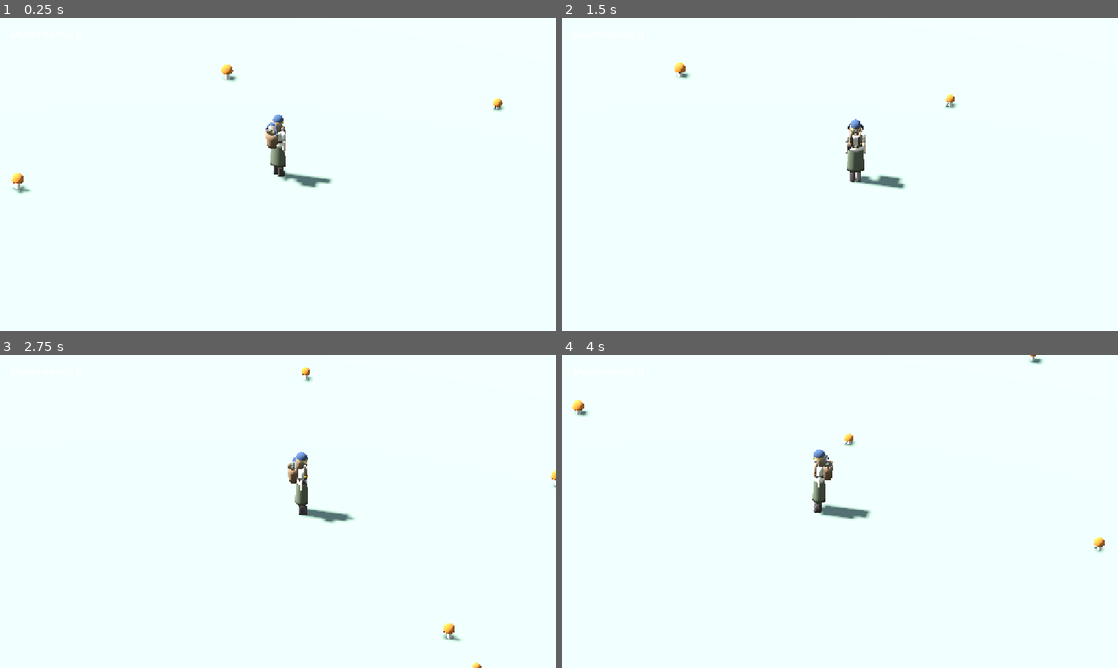
Above: before the commit, frames 1-4 (two rows, left to right).
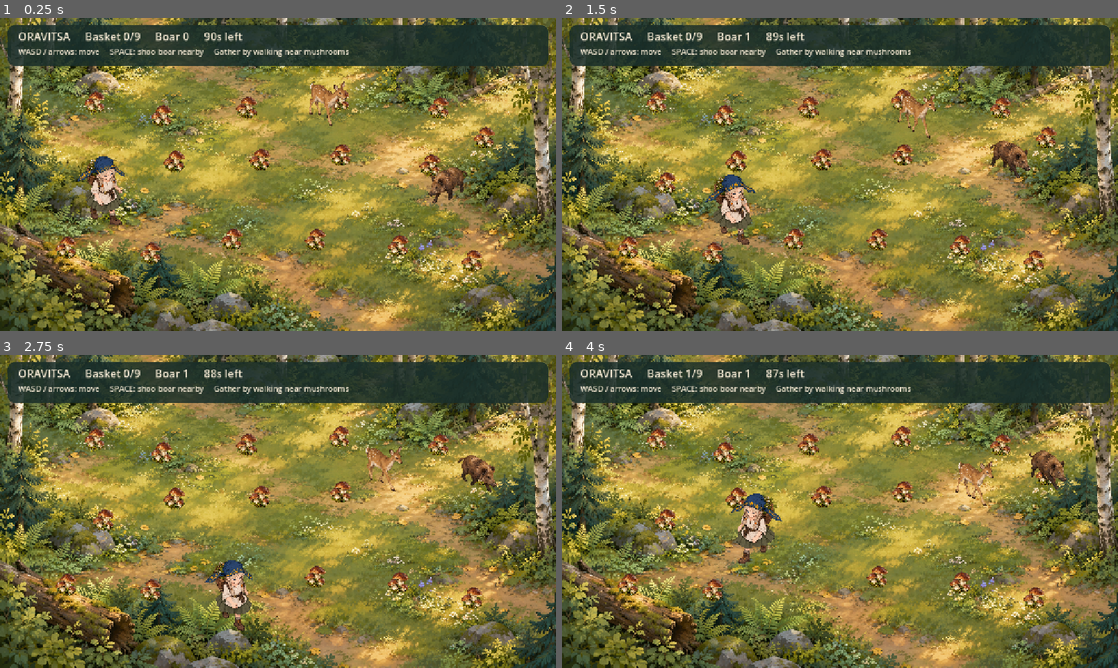
Above: after the commit, the same moments.

Repository: diegoami/oravitsa
Game: Godot game, scene res://prototypes/foraging_2d/game.tscn
The game is run twice, just before and just after one commit, with the same random seed, the same clock (stepped at 60 frames per second) and the same inputs. Before the commit the project starts from res://scenes/world.tscn.
Inputs:
- Up to frame 1 (0.25 s): no input
- Up to frame 2 (1.5 s): tap Enter at 0.5 s; hold D (move_right) 0.53-1.28 s; tap R at 0.6 s; tap Space at 0.77, 0.8, 1.07, 1.35 s; hold S (move_back) from 1.28 s (still down)
- Up to frame 3 (2.75 s): tap Space at 1.52, 1.82, 2.3 s; tap R at 1.55, 2.1 s; release S (move_back) at 2.03 s; hold D (move_right) from 2.03 s (still down)
- Up to frame 4 (4 s): release D (move_right) at 2.78 s; hold W (move_forward) 2.78-3.53 s; tap R at 2.85 s; tap Space at 3.02, 3.32, 3.6, 3.77 s; hold A (move_left) from 3.53 s (still down)

The runs differ from the first frame. In frame 1, 100% of the frame differs, in the area x 0-100%, y 0-100%; in frame 2, 100%; in frame 3, 100%; in frame 4, 100%.

Commit message:
Add painted 2D foraging playtest

Diff:
--- a/project.godot
+++ b/project.godot
@@ -11,8 +11,8 @@
 [application]
 
 config/name="Oravitsa"
-config/description="Cozy isometric foraging prototype. Greybox only."
-run/main_scene="res://scenes/world.tscn"
+config/description="Cozy 2D foraging playtest."
+run/main_scene="res://prototypes/foraging_2d/game.tscn"
 config/features=PackedStringArray("4.7", "Forward Plus")
 config/icon="res://icon.svg"
 
--- /dev/null
+++ b/prototypes/foraging_2d/game.gd
@@ -0,0 +1,315 @@
+extends Node2D
+
+## One fixed, hand-composed clearing for testing the foraging loop.
+## All visible world art is generated raster illustration. Gameplay positions
+## are explicit so every attempt has the same route choices.
+
+const ART := "res://prototypes/foraging_2d/art/"
+const ROUND_LENGTH := 90.0
+const BASKET_GOAL := 9
+const WALK_SPEED := 205.0
+const BOAR_SPEED := 68.0
+const BOAR_FORAGE_PAUSE := 5.0
+const DEER_SPEED := 60.0
+const PICKUP_DISTANCE := 27.0
+const SHOO_RANGE := 145.0
+const SHOO_DURATION := 2.2
+const SHOO_COOLDOWN := 9.0
+const FIELD := Rect2(105.0, 178.0, 1070.0, 475.0)
+const PATCHES: Array[Vector2] = [
+	Vector2(218, 219), Vector2(372, 250), Vector2(568, 231),
+	Vector2(781, 214), Vector2(1010, 232), Vector2(1115, 301),
+	Vector2(990, 364), Vector2(784, 340), Vector2(598, 351),
+	Vector2(401, 355), Vector2(238, 405), Vector2(152, 553),
+	Vector2(347, 566), Vector2(534, 534), Vector2(726, 535),
+	Vector2(917, 549), Vector2(1087, 584)
+]
+const DEER_POINTS: Array[Vector2] = [
+	Vector2(775, 250), Vector2(1093, 430), Vector2(798, 613),
+	Vector2(388, 555), Vector2(543, 293)
+]
+
+var player_position := Vector2(234, 470)
+var boar_position := Vector2(1040, 440)
+var deer_position := Vector2(738, 260)
+var patches: Array[Vector2] = []
+var patches_sprites: Array[Sprite2D] = []
+var basket := 0
+var boar_taken := 0
+var seconds_left := ROUND_LENGTH
+var shoo_left := 0.0
+var shoo_ready_in := 0.0
+var boar_forage_pause := 0.0
+var deer_target := 0
+var playing := true
+var _message := ""
+var _last_direction := Vector2.DOWN
+
+var _world: Node2D
+var _player: AnimatedSprite2D
+var _boar: AnimatedSprite2D
+var _deer: AnimatedSprite2D
+var _hud: Label
+var _hint: Label
+var _result_panel: PanelContainer
+var _result_label: Label
+
+
+func _ready() -> void:
+	_build_visuals()
+	restart_round()
+
+
+func _build_visuals() -> void:
+	var background := Sprite2D.new()
+	background.name = "PaintedForest"
+	background.texture = load(ART + "forest_clearing.png")
+	background.centered = false
+	background.scale = Vector2(1280.0 / background.texture.get_width(), 720.0 / background.texture.get_height())
+	background.z_index = -10
+	add_child(background)
+
+	_world = Node2D.new()
+	_world.name = "World"
+	add_child(_world)
+
+	_player = _make_walk_sprite("Oravitsa", "oravitsa_walk_toward.png", 0.245, -291.0, 8.0)
+	_boar = _make_walk_sprite("Boar", "boar_walk.png", 0.195, -218.0, 7.0)
+	_deer = _make_walk_sprite("Deer", "deer_walk.png", 0.195, -298.0, 7.0)
+
+	var canvas := CanvasLayer.new()
+	canvas.name = "HUD"
+	add_child(canvas)
+	var bar := PanelContainer.new()
+	bar.position = Vector2(18, 16)
+	bar.custom_minimum_size = Vector2(1244, 94)
+	var bar_style := StyleBoxFlat.new()
+	bar_style.bg_color = Color(0.10, 0.18, 0.16, 0.87)
+	bar_style.set_corner_radius_all(16)
+	bar.add_theme_stylebox_override("panel", bar_style)
+	canvas.add_child(bar)
+	_hud = _make_label(canvas, Vector2(42, 25), 25)
+	_hint = _make_label(canvas, Vector2(42, 64), 18)
+
+	_result_panel = PanelContainer.new()
+	_result_panel.position = Vector2(247, 251)
+	_result_panel.custom_minimum_size = Vector2(786, 218)
+	var result_style := StyleBoxFlat.new()
+	result_style.bg_color = Color(0.09, 0.18, 0.17, 0.95)
+	result_style.set_corner_radius_all(20)
+	_result_panel.add_theme_stylebox_override("panel", result_style)
+	canvas.add_child(_result_panel)
+	_result_label = _make_label(canvas, Vector2(285, 285), 26)
+	_result_label.custom_minimum_size = Vector2(710, 140)
+	_result_panel.visible = false
+	_result_label.visible = false
+
+
+func _make_label(parent: Node, at: Vector2, size: int) -> Label:
+	var label := Label.new()
+	label.position = at
+	label.add_theme_font_size_override("font_size", size)
+	label.add_theme_color_override("font_color", Color("f7ebd5"))
+	parent.add_child(label)
+	return label
+
+
+func _make_walk_sprite(node_name: String, filename: String, sprite_scale: float, foot_offset: float, fps: float) -> AnimatedSprite2D:
+	var texture: Texture2D = load(ART + filename)
+	var frames := SpriteFrames.new()
+	frames.add_animation("walk")
+	frames.set_animation_speed("walk", fps)
+	var frame_width := float(texture.get_width()) / 4.0
+	for i in 4:
+		var frame := AtlasTexture.new()
+		frame.atlas = texture
+		frame.region = Rect2(frame_width * i, 0.0, frame_width, float(texture.get_height()))
+		frames.add_frame("walk", frame)
+	var sprite := AnimatedSprite2D.new()
+	sprite.name = node_name
+	sprite.sprite_frames = frames
+	sprite.animation = "walk"
+	sprite.scale = Vector2.ONE * sprite_scale
+	sprite.offset = Vector2(0.0, foot_offset)
+	_world.add_child(sprite)
+	return sprite
+
+
+func restart_round() -> void:
+	player_position = Vector2(234, 470)
+	boar_position = Vector2(1040, 440)
+	deer_position = Vector2(738, 260)
+	patches = PATCHES.duplicate()
+	basket = 0
+	boar_taken = 0
+	seconds_left = ROUND_LENGTH
+	shoo_left = 0.0
+	shoo_ready_in = 0.0
+	boar_forage_pause = 0.0
+	deer_target = 0
+	playing = true
+	_message = ""
+	_last_direction = Vector2.DOWN
+	_result_panel.visible = false
+	_result_label.visible = false
+	for sprite in patches_sprites:
+		sprite.queue_free()
+	patches_sprites.clear()
+	var texture: Texture2D = load(ART + "mushrooms.png")
+	for patch in patches:
+		var sprite := Sprite2D.new()
+		sprite.texture = texture
+		sprite.scale = Vector2.ONE * 0.057
+		sprite.offset = Vector2(0, -436)
+		sprite.position = patch
+		sprite.z_index = int(patch.y)
+		_world.add_child(sprite)
+		patches_sprites.append(sprite)
+	_player.position = player_position
+	_boar.position = boar_position
+	_deer.position = deer_position
+	_player.stop()
+	_boar.play()
+	_deer.play()
+	_refresh_hud()
+
+
+func _unhandled_key_input(event: InputEvent) -> void:
+	if not event is InputEventKey or not event.pressed or event.echo:
+		return
+	if event.keycode == KEY_R and not playing:
+		restart_round()
+	elif event.keycode == KEY_SPACE and playing:
+		if shoo_ready_in <= 0.0 and player_position.distance_to(boar_position) <= SHOO_RANGE:
+			shoo_left = SHOO_DURATION
+			shoo_ready_in = SHOO_COOLDOWN
+			_refresh_hud()
+
+
+func _process(delta: float) -> void:
+	if not playing:
+		return
+	seconds_left = maxf(0.0, seconds_left - delta)
+	shoo_left = maxf(0.0, shoo_left - delta)
+	shoo_ready_in = maxf(0.0, shoo_ready_in - delta)
+	boar_forage_pause = maxf(0.0, boar_forage_pause - delta)
+	_move_player(delta)
+	_move_boar(delta)
+	_move_deer(delta)
+	_collect_patches()
+	if basket >= BASKET_GOAL:
+		_finish("The basket is full!\nOravitsa has enough for supper.")
+	elif seconds_left <= 0.0 or patches.is_empty() or basket + patches.size() < BASKET_GOAL:
+		_finish("Supper is still short.\nTry a different route through the clearing.")
+	_refresh_hud()
+
+
+func _move_player(delta: float) -> void:
+	var input := Input.get_vector("move_left", "move_right", "move_forward", "move_back")
+	if input.length_squared() > 0.0:
+		_last_direction = input.normalized()
+		player_position = _clamp_to_field(player_position + _last_direction * WALK_SPEED * delta)
+		if _last_direction.y < -0.15:
+			_set_player_direction("oravitsa_walk_away.png")
+		else:
+			_set_player_direction("oravitsa_walk_toward.png")
+		_player.flip_h = _last_direction.x < -0.15
+		if not _player.is_playing():
+			_player.play()
+	else:
+		_player.stop()
+	_player.position = player_position
+	_player.z_index = int(player_position.y)
+
+
+func _set_player_direction(filename: String) -> void:
+	if _player.get_meta("sheet", "") == filename:
+		return
+	_player.set_meta("sheet", filename)
+	var texture: Texture2D = load(ART + filename)
+	var width := float(texture.get_width()) / 4.0
+	for i in 4:
+		var frame := AtlasTexture.new()
+		frame.atlas = texture
+		frame.region = Rect2(width * i, 0.0, width, float(texture.get_height()))
+		_player.sprite_frames.set_frame("walk", i, frame)
+
+
+func _move_boar(delta: float) -> void:
+	var target := boar_position
+	var speed := BOAR_SPEED
+	if shoo_left > 0.0:
+		target = _clamp_to_field(boar_position + boar_position.direction_to(player_position) * -260.0)
+		speed *= 1.65
+	elif not patches.is_empty():
+		var best := INF
+		for patch in patches:
+			var distance := boar_position.distance_squared_to(patch)
+			if distance < best:
+				best = distance
+				target = patch
+	if boar_position.distance_to(target) > 3.0:
+		var heading := boar_position.direction_to(target)
+		boar_position = _clamp_to_field(boar_position + heading * speed * delta)
+		_boar.flip_h = heading.x < 0.0
+		_boar.play()
+	else:
+		_boar.stop()
+	_boar.position = boar_position
+	_boar.z_index = int(boar_position.y)
+	_boar.modulate = Color("d7dbed") if shoo_left > 0.0 else Color.WHITE
+	if shoo_left <= 0.0 and boar_forage_pause <= 0.0:
+		for i in range(patches.size() - 1, -1, -1):
+			if boar_position.distance_to(patches[i]) < 25.0:
+				_remove_patch(i)
+				boar_taken += 1
+				boar_forage_pause = BOAR_FORAGE_PAUSE
+				break
+
+
+func _move_deer(delta: float) -> void:
+	var target := DEER_POINTS[deer_target]
+	if deer_position.distance_to(target) < 12.0:
+		deer_target = (deer_target + 1) % DEER_POINTS.size()
+		target = DEER_POINTS[deer_target]
+	if deer_position.distance_to(player_position) < 116.0:
+		target = _clamp_to_field(deer_position + player_position.direction_to(deer_position) * 180.0)
+	var heading := deer_position.direction_to(target)
+	deer_position = _clamp_to_field(deer_position + heading * DEER_SPEED * delta)
+	_deer.position = deer_position
+	_deer.flip_h = heading.x > 0.0
+	_deer.z_index = int(deer_position.y)
+
+
+func _collect_patches() -> void:
+	for i in range(patches.size() - 1, -1, -1):
+		if player_position.distance_to(patches[i]) < PICKUP_DISTANCE:
+			_remove_patch(i)
+			basket += 1
+
+
+func _remove_patch(index: int) -> void:
+	patches.remove_at(index)
+	patches_sprites[index].queue_free()
+	patches_sprites.remove_at(index)
+
+
+func _clamp_to_field(point: Vector2) -> Vector2:
+	return point.clamp(FIELD.position, FIELD.end)
+
+
+func _refresh_hud() -> void:
+	_hud.text = "ORAVITSA     Basket %d/%d     Boar %d     %ds left" % [basket, BASKET_GOAL, boar_taken, ceili(seconds_left)]
+	var shoo := "SPACE: shoo boar nearby" if shoo_ready_in <= 0.0 else "Shoo ready in %.1fs" % shoo_ready_in
+	_hint.text = "WASD / arrows: move     %s     Gather by walking near mushrooms" % shoo
+
+
+func _finish(message: String) -> void:
+	playing = false
+	_message = message
+	_player.stop()
+	_boar.stop()
+	_deer.stop()
+	_result_label.text = "%s\n\nBasket %d  •  Boar %d     Press R to try again" % [message, basket, boar_taken]
+	_result_panel.visible = true
+	_result_label.visible = true
--- /dev/null
+++ b/prototypes/foraging_2d/game.tscn
@@ -0,0 +1,6 @@
+[gd_scene load_steps=2 format=3]
+
+[ext_resource type="Script" path="res://prototypes/foraging_2d/game.gd" id="1_game"]
+
+[node name="Foraging2D" type="Node2D"]
+script = ExtResource("1_game")
--- /dev/null
+++ b/prototypes/foraging_2d/smoke_test.gd
@@ -0,0 +1,49 @@
+extends SceneTree
+
+
+func _initialize() -> void:
+	call_deferred("_run")
+
+
+func _run() -> void:
+	var scene: PackedScene = load("res://prototypes/foraging_2d/game.tscn")
+	assert(scene != null)
+	var game := scene.instantiate()
+	root.add_child(game)
+	await process_frame
+	assert(game.patches.size() == 17)
+	assert(game.basket == 0)
+	assert(game.seconds_left > 0.0)
+
+	var start: Vector2 = game.player_position
+	Input.action_press("move_right")
+	for i in 12:
+		await process_frame
+	Input.action_release("move_right")
+	assert(game.player_position.x > start.x)
+
+	game.player_position = game.patches[0]
+	game._collect_patches()
+	assert(game.basket == 1)
+	assert(game.patches.size() == 16)
+
+	game.boar_position = game.patches[0]
+	game._move_boar(0.0)
+	assert(game.boar_taken == 1)
+	assert(game.boar_forage_pause > 0.0)
+	assert(game.patches.size() == 15)
+
+	game.boar_position = game.player_position + Vector2(40.0, 0.0)
+	var space := InputEventKey.new()
+	space.keycode = KEY_SPACE
+	space.pressed = true
+	game._unhandled_key_input(space)
+	assert(game.shoo_left > 0.0)
+	assert(game.shoo_ready_in > 0.0)
+
+	game.restart_round()
+	assert(game.basket == 0 and game.boar_taken == 0)
+	assert(game.patches.size() == 17)
+	assert(game.playing)
+	print("2D foraging smoke test passed")
+	quit()
Binary file added: prototypes/foraging_2d/art/boar_walk.png
Not shown, added: prototypes/foraging_2d/art/boar_walk.png.import
Binary file added: prototypes/foraging_2d/art/deer_walk.png
Not shown, added: prototypes/foraging_2d/art/deer_walk.png.import
Binary file added: prototypes/foraging_2d/art/forest_clearing.png
Not shown, added: prototypes/foraging_2d/art/forest_clearing.png.import
Binary file added: prototypes/foraging_2d/art/mushrooms.png
Not shown, added: prototypes/foraging_2d/art/mushrooms.png.import
Binary file added: prototypes/foraging_2d/art/oravitsa_walk_away.png
Not shown, added: prototypes/foraging_2d/art/oravitsa_walk_away.png.import
Binary file added: prototypes/foraging_2d/art/oravitsa_walk_toward.png
Not shown, added: prototypes/foraging_2d/art/oravitsa_walk_toward.png.import
(and 3 more such lines)
